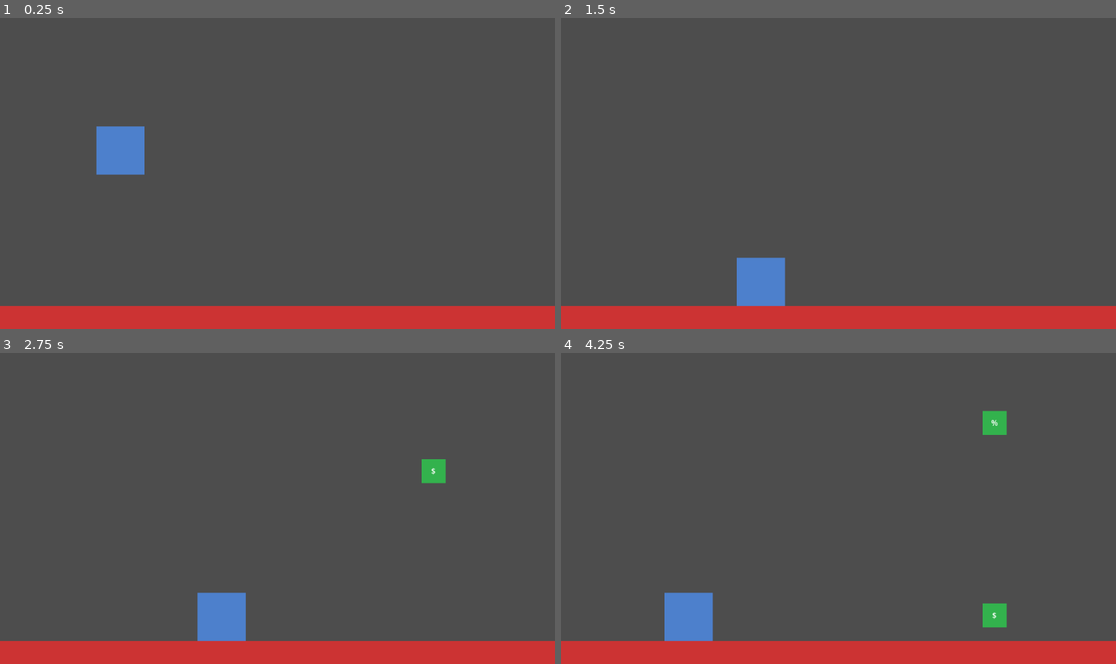
Above: before the commit, frames 1-4 (two rows, left to right).
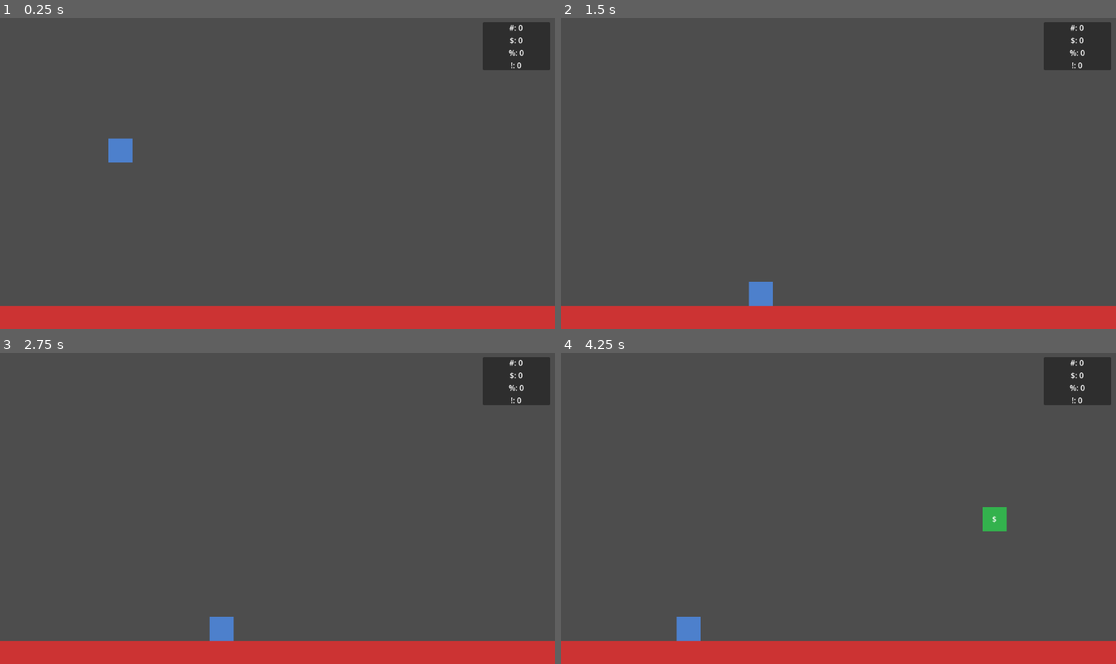
Above: after the commit, the same moments.

Repository: JustinLycklama/GodotVibeCode
Game: Godot game, scene res://scenes/main.tscn
Two runs of this game, one before a commit and one after it. Both use one fixed random seed, a clock stepped at 60 frames per second and the inputs below.
Inputs (mouse positions are in pixels of both pictures, inside the frame that each line leads up to):
- Up to frame 1 (0.25 s): no input
- Up to frame 2 (1.5 s): tap Enter (ui_accept) at 0.5, 1.35 s; move the mouse to (960, 157) at 0.52 s; hold Right (ui_right) 0.53-1.28 s; hold Enter (ui_accept) 0.53-1.28 s; click (960, 157) at 0.67 s; move the mouse to (727, 189) at 1.27 s; hold Left (ui_left) from 1.28 s (still down)
- Up to frame 3 (2.75 s): tap Enter (ui_accept) at 1.52, 1.82 s; move the mouse to (333, 440) at 2.02 s; release Left (ui_left) at 2.03 s; hold Right (ui_right) from 2.03 s (still down); hold Enter (ui_accept) from 2.03 s (still down)
- Up to frame 4 (4.25 s): move the mouse to (810, 570) at 2.77 s; release Right (ui_right) at 2.78 s; release Enter (ui_accept) at 2.78 s; hold Up (ui_up) 2.78-3.53 s; tap Enter (ui_accept) at 2.85, 3.02, 3.32 s; click (810, 570) at 2.92 s; move the mouse to (1005, 555) at 3.52 s; hold Left (ui_left) from 3.53 s (still down); hold Enter (ui_accept) from 3.53 s (still down)

The runs differ from the first frame. In frame 1, 2.8% of the frame differs, in the area x 17-100%, y 1-51%; in frame 2, 2.9%; in frame 3, 3.2%; in frame 4, 3.9%, in the area x 18-100%, y 1-93%.

Commit message:
blocks can be picked up and placed

Diff:
--- a/scenes/main.tscn
+++ b/scenes/main.tscn
@@ -1,10 +1,11 @@
-[gd_scene load_steps=5 format=3 uid="uid://bi4jnrncv822a"]
+[gd_scene load_steps=6 format=3 uid="uid://bi4jnrncv822a"]
 
 [ext_resource type="Script" path="res://scripts/box_controller.gd" id="1_box"]
 [ext_resource type="PackedScene" path="res://scenes/block_spawner.tscn" id="2_spawner"]
+[ext_resource type="Script" path="res://scripts/resource_ui.gd" id="3_resource_ui"]
 
 [sub_resource type="RectangleShape2D" id="RectangleShape2D_player"]
-size = Vector2(100, 100)
+size = Vector2(50, 50)
 
 [sub_resource type="RectangleShape2D" id="RectangleShape2D_ground"]
 size = Vector2(1600, 50)
@@ -16,10 +17,10 @@
 script = ExtResource("1_box")
 
 [node name="ColorRect" type="ColorRect" parent="Player"]
-offset_left = -50.0
-offset_top = -50.0
-offset_right = 50.0
-offset_bottom = 50.0
+offset_left = -25.0
+offset_top = -25.0
+offset_right = 25.0
+offset_bottom = 25.0
 color = Color(0.3, 0.5, 0.8, 1)
 
 [node name="CollisionShape2D" type="CollisionShape2D" parent="Player"]
@@ -40,3 +41,31 @@
 
 [node name="BlockSpawner" parent="." instance=ExtResource("2_spawner")]
 position = Vector2(900, 100)
+spawn_interval = 3.0
+
+[node name="ResourceUI" type="CanvasLayer" parent="."]
+script = ExtResource("3_resource_ui")
+
+[node name="Panel" type="Panel" parent="ResourceUI"]
+anchors_preset = 1
+anchor_left = 1.0
+anchor_right = 1.0
+offset_left = -150.0
+offset_top = 10.0
+offset_right = -10.0
+offset_bottom = 110.0
+grow_horizontal = 0
+
+[node name="Label" type="Label" parent="ResourceUI/Panel"]
+layout_mode = 1
+anchors_preset = 15
+anchor_right = 1.0
+anchor_bottom = 1.0
+grow_horizontal = 2
+grow_vertical = 2
+text = "#: 0
+$: 0
+%: 0
+!: 0"
+horizontal_alignment = 1
+vertical_alignment = 1
--- a/scripts/box_controller.gd
+++ b/scripts/box_controller.gd
@@ -3,6 +3,11 @@
 @export var speed: float = 300.0
 @export var gravity: float = 800.0
 @export var jump_velocity: float = -400.0
+
+# Block pickup system
+var held_block: StaticBody2D = null
+const HELD_BLOCK_OFFSET := Vector2(0, -50)  # Block appears above player's head
+
 
 func _physics_process(delta: float) -> void:
 	# Apply gravity
@@ -22,3 +27,99 @@
 	velocity.x = direction * speed
 
 	move_and_slide()
+
+	# Update held block position to follow player
+	if held_block and is_instance_valid(held_block):
+		held_block.global_position = global_position + HELD_BLOCK_OFFSET
+
+
+func _input(event: InputEvent) -> void:
+	if event.is_action_pressed("ui_accept"):  # Spacebar
+		if held_block:
+			_put_down_block()
+		else:
+			_pick_up_block()
+
+
+func _pick_up_block() -> void:
+	# Find which column we're in
+	var grid_pos := MatchManager.world_to_grid(global_position)
+	var col: int = grid_pos.x
+
+	# Find the topmost block in this column that's at or below our feet
+	# Player's feet are at global_position.y + 25 (half player height)
+	var feet_y := global_position.y + 25
+	var feet_grid_pos := MatchManager.world_to_grid(Vector2(global_position.x, feet_y))
+	var target_row: int = feet_grid_pos.y
+
+	# Look for a block at this position or below
+	var block: StaticBody2D = null
+	for row in range(target_row, -1, -1):
+		block = MatchManager.get_block_at(col, row)
+		if block:
+			target_row = row
+			break
+
+	if not block:
+		return
+
+	# Pick up the block
+	held_block = block
+
+	# Remove from grid (but don't destroy)
+	MatchManager.remove_block_from_grid(block)
+
+	# Disable collision while held
+	var collision_shape = block.get_node_or_null("CollisionShape2D")
+	if collision_shape:
+		collision_shape.disabled = true
+
+	# Mark as not settled so it can be placed again
+	block._settled = false
+	block.grid_row = -1
+
+	# Stop the block's own processing while held (prevents it from trying to fall)
+	block.set_process(false)
+
+	# Apply gravity to any blocks that were above this one
+	MatchManager._apply_gravity([col])
+
+
+func _put_down_block() -> void:
+	if not held_block or not is_instance_valid(held_block):
+		held_block = null
+		return
+
+	# Find which column we're in
+	var grid_pos := MatchManager.world_to_grid(global_position)
+	var col: int = grid_pos.x
+
+	# Find the landing row for this column
+	var landing_row := MatchManager.get_landing_row(col)
+
+	# Place the block at the landing position
+	var landing_pos := MatchManager.grid_to_world(col, landing_row)
+	held_block.global_position = landing_pos
+	held_block.grid_col = col
+	held_block.grid_row = landing_row
+	held_block._settled = true
+
+	# Re-enable collision and processing
+	var collision_shape = held_block.get_node_or_null("CollisionShape2D")
+	if collision_shape:
+		collision_shape.disabled = false
+	held_block.set_process(true)
+
+	# Register in grid
+	MatchManager.place_block(held_block, col, landing_row)
+
+	# Move player on top of the placed block
+	var player_y := landing_pos.y - MatchManager.BLOCK_SIZE  # One block height above
+	global_position = Vector2(landing_pos.x, player_y)
+	velocity = Vector2.ZERO  # Stop any movement
+
+	# Clear held block reference
+	held_block = null
+
+	# Check for matches
+	MatchManager.request_match_check()
--- a/scripts/game_block.gd
+++ b/scripts/game_block.gd
@@ -11,7 +11,6 @@
 const FALL_SPEED := 200.0  # pixels per second
 
 var _settled := false
-var _matched := false
 
 
 func _ready() -> void:
@@ -57,9 +56,7 @@
 	return _settled
 
 
-func set_matched() -> void:
-	if _matched:
-		return
-	_matched = true
-	block_color = Color.YELLOW
-	$ColorRect.color = block_color
+func start_falling() -> void:
+	# Called when block needs to fall again (e.g., block below was removed)
+	_settled = false
+	grid_row = -1
--- a/scripts/match_manager.gd
+++ b/scripts/match_manager.gd
@@ -1,4 +1,6 @@
 extends Node
+
+signal resources_changed(resources: Dictionary)
 
 # Grid constants (synced with spawner)
 const COLUMN_COUNT := 5
@@ -10,11 +12,22 @@
 # First column X position (CENTER_X - 2 * COLUMN_SPACING = 900 - 100 = 800)
 const FIRST_COLUMN_X := 800.0
 
+# Resources per match
+const RESOURCES_PER_MATCH := 10
+
 # Grid storage: maps Vector2i(col, row) -> block
 var grid: Dictionary = {}
 
 # All registered blocks
 var blocks: Array = []
+
+# Resource tracking
+var resources: Dictionary = {
+	"#": 0,
+	"$": 0,
+	"%": 0,
+	"!": 0
+}
 
 # Pending match check
 var _check_pending := false
@@ -58,6 +71,41 @@
 	return Vector2(x, y)
 
 
+func world_to_grid(world_pos: Vector2) -> Vector2i:
+	# Convert world position to grid coordinates
+	var col := roundi((world_pos.x - FIRST_COLUMN_X) / COLUMN_SPACING)
+	col = clampi(col, 0, COLUMN_COUNT - 1)
+	# Row calculation: block at row 0 has center at y = 575, row 1 at y = 525, etc.
+	var row := roundi((GROUND_TOP_Y - (BLOCK_SIZE / 2.0) - world_pos.y) / BLOCK_SIZE)
+	row = maxi(row, 0)
+	return Vector2i(col, row)
+
+
+func get_block_at(col: int, row: int) -> StaticBody2D:
+	var grid_pos := Vector2i(col, row)
+	if grid.has(grid_pos):
+		return grid[grid_pos]
+	return null
+
+
+func remove_block_from_grid(block: StaticBody2D) -> void:
+	# Remove block from grid without destroying it
+	for grid_pos in grid.keys():
+		if grid[grid_pos] == block:
+			grid.erase(grid_pos)
+			break
+
+
+func add_resource(symbol: String, amount: int) -> void:
+	if symbol in resources:
+		resources[symbol] += amount
+		resources_changed.emit(resources)
+
+
+func get_resources() -> Dictionary:
+	return resources
+
+
 func request_match_check() -> void:
 	# Defer check to next frame to batch multiple settlement events
 	if not _check_pending:
@@ -77,10 +125,69 @@
 	# Check vertical matches (columns)
 	matched_blocks.merge(_find_vertical_matches(grid))
 
-	# Mark matched blocks yellow
+	if matched_blocks.is_empty():
+		return
+
+	# Track which columns had blocks removed
+	var affected_columns := {}
+
+	# Group matched blocks by symbol and remove them
+	var symbols_matched := {}
 	for block in matched_blocks.keys():
-		if is_instance_valid(block) and block.has_method("set_matched"):
-			block.set_matched()
+		if is_instance_valid(block):
+			var symbol: String = block.symbol
+			if symbol not in symbols_matched:
+				symbols_matched[symbol] = 0
+			symbols_matched[symbol] += 1
+			# Track the column
+			affected_columns[block.grid_col] = true
+			# Remove from grid and destroy
+			_remove_block(block)
+
+	# Add resources for each symbol matched
+	for symbol in symbols_matched.keys():
+		add_resource(symbol, symbols_matched[symbol] * RESOURCES_PER_MATCH)
+
+	# Apply gravity to blocks in affected columns
+	_apply_gravity(affected_columns.keys())
+
+
+func _remove_block(block: StaticBody2D) -> void:
+	# Remove from blocks array
+	blocks.erase(block)
+	# Remove from grid
+	for grid_pos in grid.keys():
+		if grid[grid_pos] == block:
+			grid.erase(grid_pos)
+			break
+	# Destroy the block
+	block.queue_free()
+
+
+func _apply_gravity(columns: Array) -> void:
+	# For each affected column, find blocks that are floating and make them fall
+	for col in columns:
+		# Get all blocks in this column, sorted by row (bottom to top)
+		var column_blocks := []
+		for grid_pos in grid.keys():
+			if grid_pos.x == col:
+				column_blocks.append({"pos": grid_pos, "block": grid[grid_pos]})
+
+		# Sort by row (y) ascending
+		column_blocks.sort_custom(func(a, b): return a.pos.y < b.pos.y)
+
+		# Check for gaps and make floating blocks fall
+		for entry in column_blocks:
+			var block = entry.block
+			var current_row: int = entry.pos.y
+
+			# Check if there's a gap below this block
+			var expected_row := get_landing_row(col)
+			if expected_row < current_row:
+				# This block is floating - remove from grid and make it fall
+				grid.erase(entry.pos)
+				if is_instance_valid(block) and block.has_method("start_falling"):
+					block.start_falling()
 
 
 func _find_horizontal_matches(check_grid: Dictionary) -> Dictionary:
--- /dev/null
+++ b/scripts/resource_ui.gd
@@ -0,0 +1,21 @@
+extends CanvasLayer
+
+@onready var label: Label = $Panel/Label
+
+
+func _ready() -> void:
+	# Connect to MatchManager's signal
+	MatchManager.resources_changed.connect(_on_resources_changed)
+	# Initialize display
+	_update_display(MatchManager.get_resources())
+
+
+func _on_resources_changed(resources: Dictionary) -> void:
+	_update_display(resources)
+
+
+func _update_display(resources: Dictionary) -> void:
+	var text := ""
+	for symbol in resources.keys():
+		text += "%s: %d\n" % [symbol, resources[symbol]]
+	label.text = text.strip_edges()
Not shown, changed: documentation/ARCHITECTURE.md
Not shown, changed: documentation/CLAUDE_START_HERE.md
Not shown, changed: documentation/FEATURES.md
Not shown, changed: documentation/PROJECT_OVERVIEW.md
